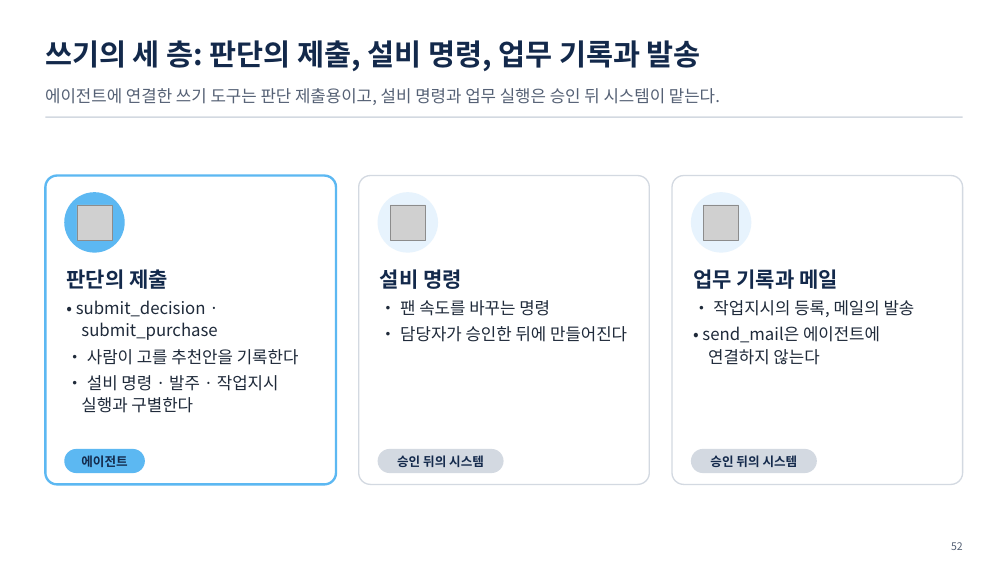
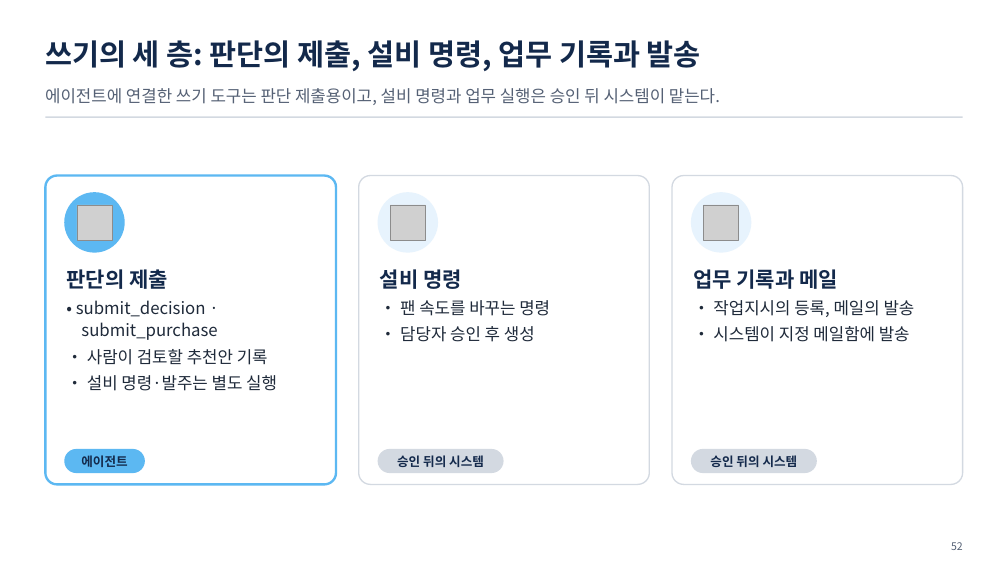
Before and after one commit to uengine-oss/hyd-iot-edu, a slide deck: slide 52 of workspace/강의제작/산출물/통합반/이론/06회차/통합반_06일차.pptx. Drawn at 1008x567 pixels with LibreOffice and Linux fonts; fonts in the diff are those of the drawing; grey boxes stand for pictures. Boxes give left, top, right and bottom in pixels: in the first picture for what was removed or moved away, otherwise in the second. Text is boxed around its words. In the diff, an @@ line names an element or a change of style, - is before the commit and + after.

Commit message:
통합반 6회차 03편 46~53장 덱·낭독·강조·쉼의 수정과 독립 검토를 반영한다

```diff
--- a/workspace/강의제작/산출물/통합반/이론/06회차/통합반_06일차.pptx
+++ b/workspace/강의제작/산출물/통합반/이론/06회차/통합반_06일차.pptx
@@ text at (400, 326, 535, 342): text changed @@
-• 담당자가 승인한 뒤에 만들어진다
+• 담당자 승인 후 생성
@@ text at (713, 326, 910, 342): text changed @@
-• send_mail은 에이전트에 연결하지 않는다
+• 시스템이 지정 메일함에 발송
@@ text at (87, 349, 277, 391): text changed @@
-• 사람이 고를 추천안을 기록한다
-• 설비 명령 · 발주 · 작업지시 실행과 구별한다
+• 사람이 검토할 추천안 기록
+• 설비 명령·발주는 별도 실행
```
Also in this commit, not shown: 7 other slides changed, 20 other files.
